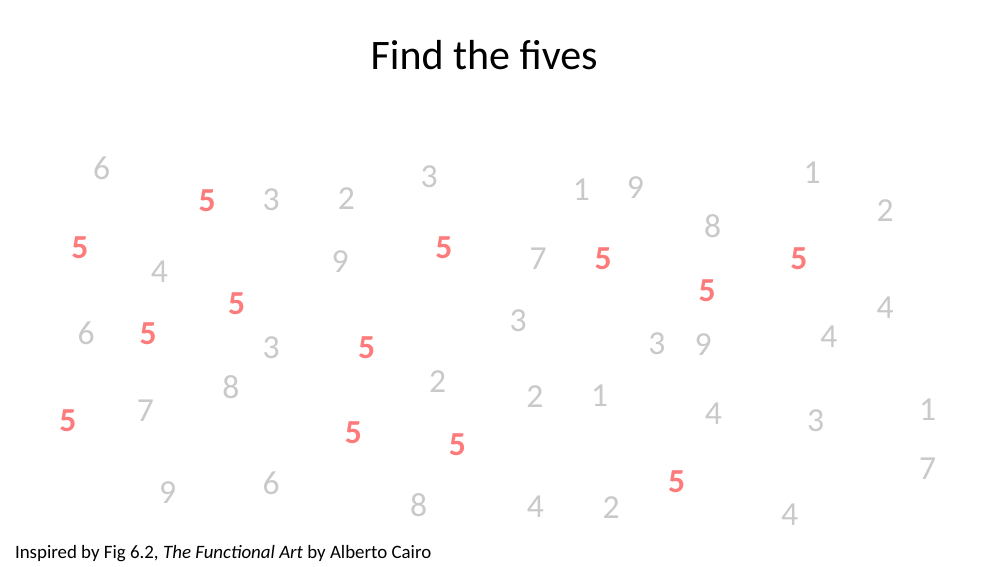
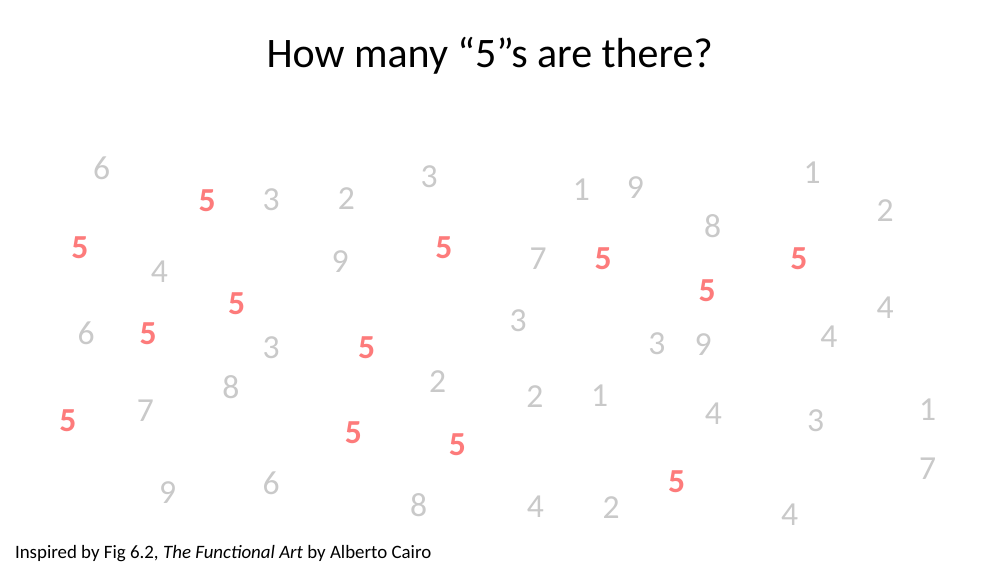
Before and after one commit to WSU-DataScience/USCOTS23_Bergen_Gestalt, a slide deck: slide 12 of USCOTS2023_Gestalt.pptx. Drawn at 1008x567 pixels with LibreOffice and Linux fonts; fonts in the diff are those of the drawing. Boxes give left, top, right and bottom in pixels: in the first picture for what was removed or moved away, otherwise in the second. Text is boxed around its words. In the diff, an @@ line names an element or a change of style, - is before the commit and + after.

```diff
--- a/USCOTS2023_Gestalt.pptx
+++ b/USCOTS2023_Gestalt.pptx
@@ text added at <box>267,37,713,74</box>, 40 pt, text #000000 @@
+How many “5”s are there?
@@ text removed at <box>371,40,598,70</box> @@
-Find the fives
```
Also in this commit, not shown: 3 other slides changed.
